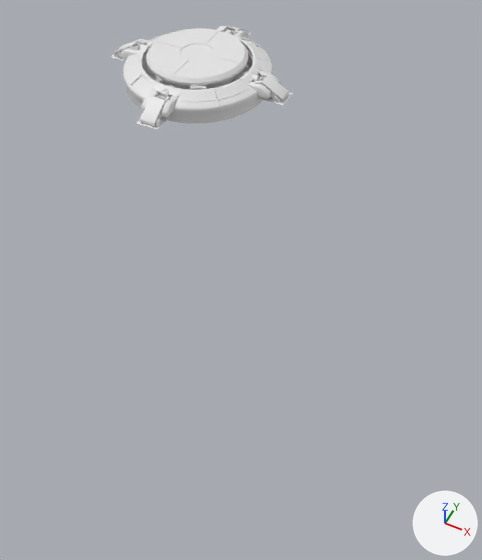
The OBJ model Coursework/Rasteriser/models/button.obj: old version first, new version second.
Both versions are drawn from a camera (50 mm lens) standing at (1.96, -3.31, 4.55) and looking at (0.45, -0.28, 0.77). Arrows for +X, +Y and +Z are at lower right; the lights stay in place. The first picture is the older version. Materials are left out; every surface is plain grey. Where no turn or scale is listed for an object, it has been applied to the vertices. Vertices at exactly the same position are counted once.

The scene before the commit, as lines of its bpy script (objects in view):
```python
me_portal_button_reduced_2 = bpy.data.meshes.new('portal_button_reduced_2')
me_portal_button_reduced_2.from_pydata(...)  # 3602 vertices, 5978 faces; spans x -0.625..0.625, y -0.625..0.625, z 2.183..2.393
# faces by material slot: [446, 5532]
me_portal_button_reduced_2.materials.append(mat_portal_button_switch)
me_portal_button_reduced_2.materials.append(mat_portal_button_blue)
ob_portal_button_reduced_2 = bpy.data.objects.new('portal_button_reduced_2', me_portal_button_reduced_2)
ob_portal_button_reduced_2.location = (0.0, 0.0, 0.0)
```
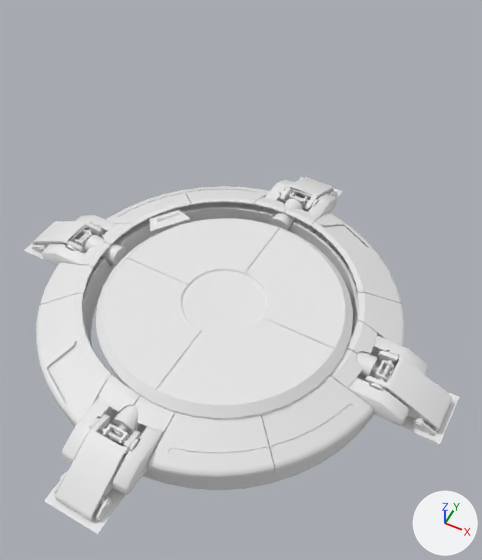
The change in detail:
me_portal_button_reduced_2 is used by ob_portal_button_reduced_2; location (0.0, 0.0, 0.0).
me_portal_button_reduced_2 had 3602 vertices, 5978 faces and spanned x -0.625..0.625, y -0.625..0.625, z 2.183..2.393.
me_portal_button_reduced_2 now has 3218 vertices, 5274 faces, 86 loose edges and spans x -1.96..2.239, y -2.156..2.043, z -0.242..0.259.
me_portal_button_reduced_2 part 1: the loose piece of 127 vertices spanning x -0.409..-0.093, y -0.463..-0.176, z 2.267..2.347 is multiplied about its middle by the matrix ((3.34, 0.184, 0.0), (-0.184, 3.34, 0.0), (0.0, 0.0, 2.958)), then moved by (-0.506, -0.757, -2.198).
me_portal_button_reduced_2 part 2: the loose piece of 224 vertices spanning x -0.354..0.354, y -0.354..0.354, z 2.221..2.32 is multiplied about its middle by the matrix ((3.34, 0.184, 0.0), (-0.184, 3.34, 0.0), (0.0, 0.0, 2.958)), then moved by (0.139, -0.056, -2.27).
me_portal_button_reduced_2 part 3: the loose piece of 72 vertices spanning x -0.435..0.435, y -0.435..0.435, z 2.253..2.26 is multiplied about its middle by the matrix ((3.34, 0.184, 0.0), (-0.184, 3.34, 0.0), (0.0, 0.0, 2.958)), then moved by (0.139, -0.056, -2.297).
me_portal_button_reduced_2 part 4: the loose piece of 36 vertices spanning x -0.091..-0.053, y -0.535..-0.381, z 2.267..2.327 is multiplied about its middle by the matrix ((3.34, 0.184, 0.0), (-0.184, 3.34, 0.0), (0.0, 0.0, 2.958)), then moved by (-0.114, -1.115, -2.218).
me_portal_button_reduced_2 part 5: the loose piece of 36 vertices spanning x 0.051..0.089, y -0.535..-0.381, z 2.267..2.327 is multiplied about its middle by the matrix ((3.34, 0.184, 0.0), (-0.184, 3.34, 0.0), (0.0, 0.0, 2.958)), then moved by (0.219, -1.142, -2.218).
me_portal_button_reduced_2 part 6: the loose piece of 63 vertices spanning x -0.049..0.047, y -0.611..-0.418, z 2.244..2.336 is multiplied about its middle by the matrix ((3.34, 0.184, 0.0), (-0.184, 3.34, 0.0), (0.0, 0.0, 2.958)), then moved by (0.042, -1.26, -2.231).
me_portal_button_reduced_2 part 7: the loose piece of 36 vertices spanning x -0.535..-0.381, y 0.053..0.091, z 2.267..2.327 is multiplied about its middle by the matrix ((3.34, 0.184, 0.0), (-0.184, 3.34, 0.0), (0.0, 0.0, 2.958)), then moved by (-0.92, 0.197, -2.218).
me_portal_button_reduced_2 part 8: the loose piece of 36 vertices spanning x -0.535..-0.381, y -0.089..-0.051, z 2.267..2.327 is multiplied about its middle by the matrix ((3.34, 0.184, 0.0), (-0.184, 3.34, 0.0), (0.0, 0.0, 2.958)), then moved by (-0.946, -0.136, -2.218).
me_portal_button_reduced_2 part 9: the loose piece of 63 vertices spanning x -0.611..-0.418, y -0.047..0.049, z 2.244..2.336 is multiplied about its middle by the matrix ((3.34, 0.184, 0.0), (-0.184, 3.34, 0.0), (0.0, 0.0, 2.958)), then moved by (-1.065, 0.041, -2.231).
me_portal_button_reduced_2 part 10: the loose piece of 63 vertices spanning x 0.418..0.611, y -0.049..0.047, z 2.244..2.336 is multiplied about its middle by the matrix ((3.34, 0.184, 0.0), (-0.184, 3.34, 0.0), (0.0, 0.0, 2.958)), then moved by (1.343, -0.154, -2.231).
me_portal_button_reduced_2 part 11: 108 loose pieces with 2846 vertices, spanning x -0.625..0.625, y -0.625..0.625, z 2.183..2.393, are deleted.
me_portal_button_reduced_2 part 12: 2462 vertices added at x -1.96..2.239, y -2.156..2.043, z -0.242..0.259.
Mesh me_portal_button_reduced_2_001 is new.
It has 225 vertices, 446 faces and spans x -0.82..1.31, y -1.24..0.88, z 0.2..0.31.
Object 'portal_button_reduced_2.001' (ob_portal_button_reduced_2_001) is new; it shows me_portal_button_reduced_2_001.
Its location is (0.0, 0.0, 0.0).

Where the change shows, as pixel boxes (x1, y1, x2, y2) in the pictures (482 x 560 px; the box of a moved part takes in the faces that stretch with it):
'portal_button_reduced_2', reshaped (140% wider, 244% taller)
    before: (111, 26, 292, 129)
    after: (24, 177, 459, 534)
'portal_button_reduced_2.001', added
    after: (96, 218, 353, 420)
part 1 of me_portal_button_reduced_2, moved or reshaped
    before: (123, 61, 157, 101)
    after: (36, 294, 111, 426)
part 2 of me_portal_button_reduced_2, moved or reshaped (mostly hidden before)
    before: (142, 50, 253, 93)
    after: (82, 207, 359, 428)
part 3 of me_portal_button_reduced_2, moved or reshaped (mostly hidden)
    before: (140, 47, 261, 106)
    after: (56, 202, 383, 456)
part 4 of me_portal_button_reduced_2, moved or reshaped
    before: (141, 89, 158, 111)
    after: (62, 398, 110, 463)
part 5 of me_portal_button_reduced_2, moved or reshaped
    before: (161, 96, 179, 118)
    after: (112, 427, 166, 495)
part 6 of me_portal_button_reduced_2, moved or reshaped
    before: (140, 93, 170, 126)
    after: (55, 414, 141, 521)
part 7 of me_portal_button_reduced_2, moved or reshaped
    before: (138, 39, 152, 46)
    after: (76, 215, 124, 239)
part 8 of me_portal_button_reduced_2, moved or reshaped
    before: (120, 48, 139, 59)
    after: (42, 244, 84, 266)
part 9 of me_portal_button_reduced_2, moved or reshaped
    before: (114, 40, 145, 54)
    after: (32, 221, 102, 253)
part 10 of me_portal_button_reduced_2, moved or reshaped
    before: (255, 74, 289, 102)
    after: (365, 350, 452, 432)
part 11 of me_portal_button_reduced_2, deleted
    before: (111, 26, 292, 129)
part 12 of me_portal_button_reduced_2, added
    after: (24, 177, 459, 534)
